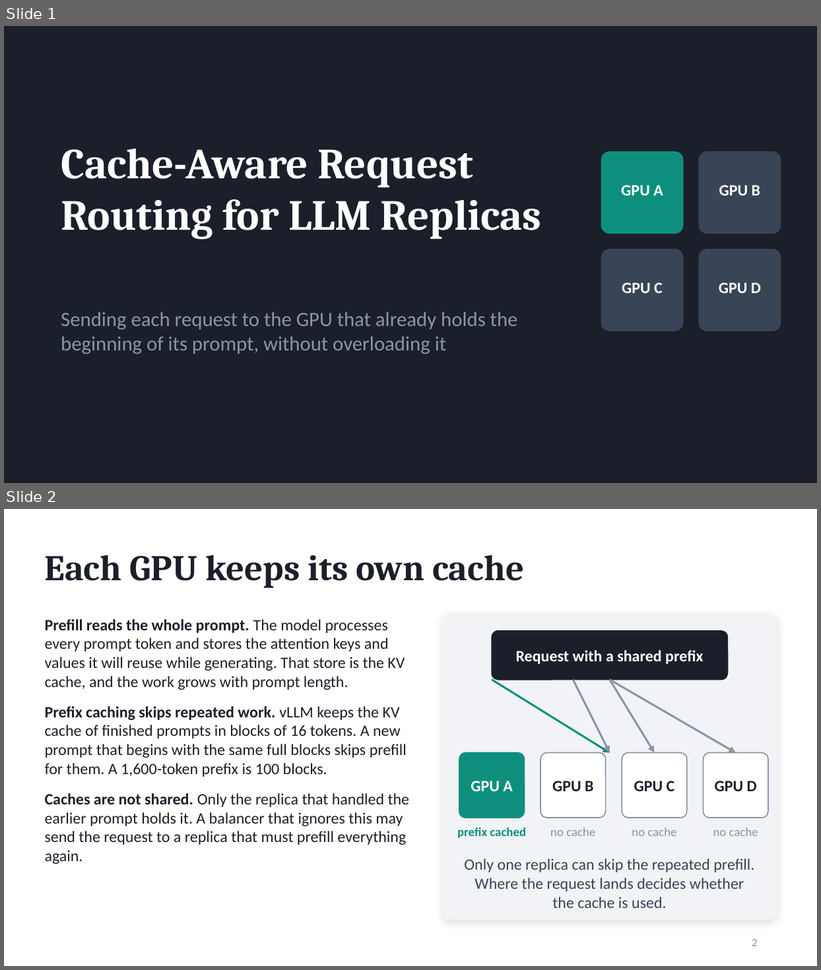
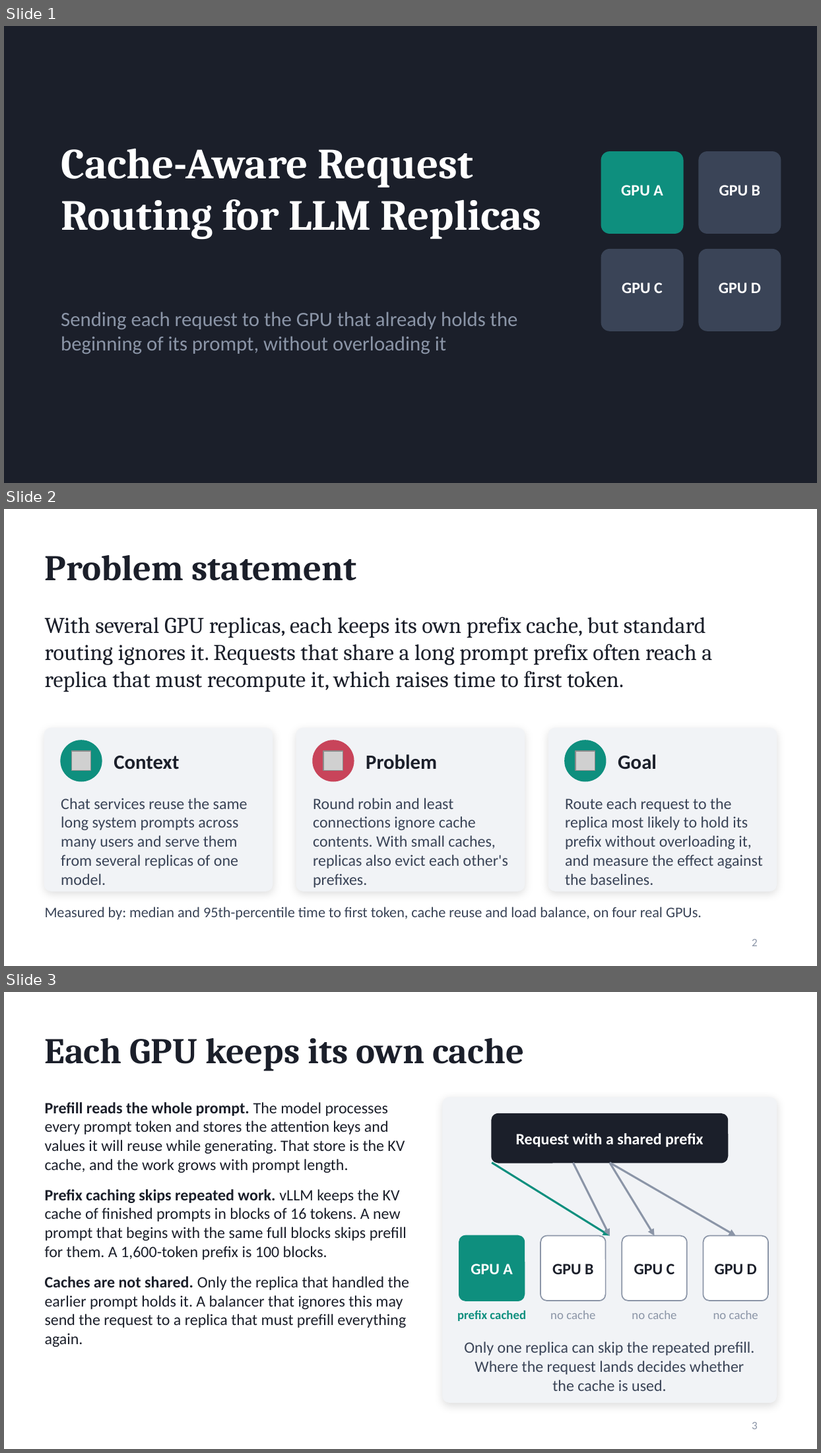
Before and after one commit to Akshataram/distrouter, a slide deck: docs/presentation/SwiftServe_Presentation.pptx. Shown one above the other, each under a label of ours: slides 1 and 2 before the commit, slides 1, 2 and 3 after it. The pictures are 821x970 and 821x1453 pixels, drawn with LibreOffice and Linux fonts; fonts in the diff are those of the drawing; grey boxes stand for pictures. Boxes give left, top, right and bottom in pixels: in the first picture for what was removed or moved away, otherwise in the second. Text is boxed around its words. In the diff, an @@ line names an element or a change of style, - is before the commit and + after.

```diff
--- a/docs/presentation/SwiftServe_Presentation.pptx
+++ b/docs/presentation/SwiftServe_Presentation.pptx
@@ slide 2 added at bbox=[4, 509, 817, 966], background #FFFFFF @@
@@ title added at bbox=[45, 555, 356, 581], 32 pt, text #1B1F2A, bold @@
+Problem statement
@@ text added at bbox=[45, 617, 712, 692], 20 pt, text #1B1F2A @@
+With several GPU replicas, each keeps its own prefix cache, but standard routing ignores it. Requests that share a long prompt prefix often reach a replica that must recompute it, which raises time to first token.
@@ rounded rectangle added at bbox=[45, 729, 273, 891], fill #F1F3F6, outline #F1F3F6 1 pt @@
@@ ellipse added at bbox=[61, 741, 102, 782], fill #0E8F7E, outline #0E8F7E 1 pt @@
@@ rounded rectangle added at bbox=[297, 729, 524, 891], fill #F1F3F6, outline #F1F3F6 1 pt @@
@@ ellipse added at bbox=[313, 741, 354, 782], fill #C8445A, outline #C8445A 1 pt @@
@@ rounded rectangle added at bbox=[548, 729, 776, 891], fill #F1F3F6, outline #F1F3F6 1 pt @@
@@ ellipse added at bbox=[565, 741, 606, 782], fill #0E8F7E, outline #0E8F7E 1 pt @@
@@ picture added at bbox=[71, 751, 91, 771] @@
@@ text added at bbox=[114, 756, 179, 770], 18 pt, text #1B1F2A, bold @@
+Context
@@ picture added at bbox=[323, 751, 343, 771] @@
@@ text added at bbox=[366, 755, 437, 770], 18 pt, text #1B1F2A, bold @@
+Problem
@@ picture added at bbox=[576, 751, 595, 771] @@
@@ text added at bbox=[618, 755, 657, 770], 18 pt, text #1B1F2A, bold @@
+Goal
@@ text added at bbox=[61, 798, 248, 885], 14 pt, text #3A4457 @@
+Chat services reuse the same long system prompts across many users and serve them from several replicas of one model.
@@ text added at bbox=[313, 798, 508, 888], 14 pt, text #3A4457 @@
+Round robin and least connections ignore cache contents. With small caches, replicas also evict each other's prefixes.
@@ text added at bbox=[565, 798, 763, 885], 14 pt, text #3A4457 @@
+Route each request to the replica most likely to hold its prefix without overloading it, and measure the effect against the baselines.
@@ text added at bbox=[45, 907, 702, 920], 13 pt, text #3A4457 @@
+Measured by: median and 95th-percentile time to first token, cache reuse and load balance, on four real GPUs.
@@ page number added at bbox=[752, 939, 758, 947], 10 pt, text #8B95A7 @@
+2
@@ what was slide 2 is now slide 3 @@
@@ page number at bbox=[752, 1422, 758, 1430]: text changed @@
-2
+3
```
Also in this commit, not shown: 2 slides changed, 1 other file.
